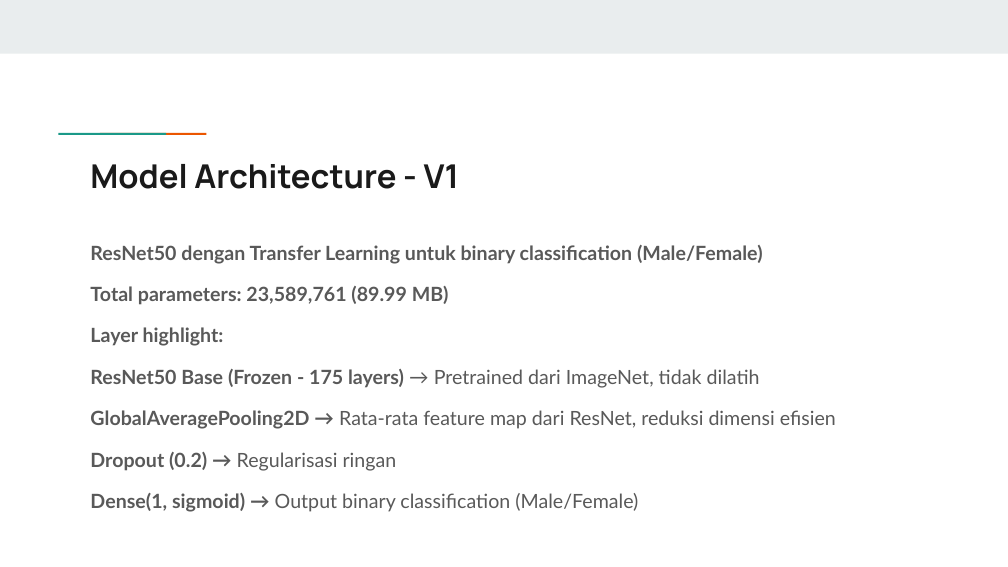
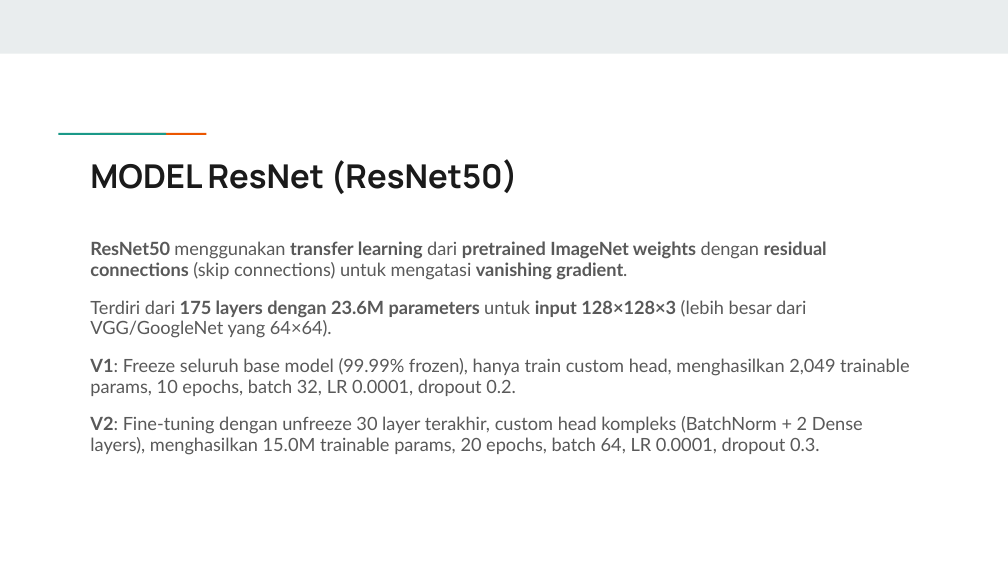
Before and after one commit to RepoGarage/federico-cv2, a slide deck: slide 14 of VISI_KOMPUTER_TRY_ALGORITHM.pptx (slide 30 before the commit). Drawn at 1008x567 pixels with LibreOffice and Linux fonts; fonts in the diff are those of the drawing. Boxes give left, top, right and bottom in pixels: in the first picture for what was removed or moved away, otherwise in the second. Text is boxed around its words. In the diff, an @@ line names an element or a change of style, - is before the commit and + after.

```diff
--- a/VISI_KOMPUTER_TRY_ALGORITHM.pptx
+++ b/VISI_KOMPUTER_TRY_ALGORITHM.pptx
@@ title at (90, 159, 518, 194): text changed @@
-Model Architecture - V1
+MODEL ResNet (ResNet50)
@@ text at (90, 241, 910, 455): text changed; size 14 to 13 pt; bold off @@
-ResNet50 dengan Transfer Learning untuk binary classification (Male/Female)
-Total parameters: 23,589,761 (89.99 MB)
-Layer highlight:
-ResNet50 Base (Frozen - 175 layers) → Pretrained dari ImageNet, tidak dilatih
-GlobalAveragePooling2D → Rata-rata feature map dari ResNet, reduksi dimensi efisien
-Dropout (0.2) → Regularisasi ringan
-Dense(1, sigmoid) → Output binary classification (Male/Female)
+ResNet50 menggunakan transfer learning dari pretrained ImageNet weights dengan residual connections (skip connections) untuk mengatasi vanishing gradient.
+Terdiri dari 175 layers dengan 23.6M parameters untuk input 128×128×3 (lebih besar dari VGG/GoogleNet yang 64×64).
+V1: Freeze seluruh base model (99.99% frozen), hanya train custom head, menghasilkan 2,049 trainable params, 10 epochs, batch 32, LR 0.0001, dropout 0.2.
+V2: Fine-tuning dengan unfreeze 30 layer terakhir, custom head kompleks (BatchNorm + 2 Dense layers), menghasilkan 15.0M trainable params, 20 epochs, batch 64, LR 0.0001, dropout 0.3.
```
Also in this commit, not shown: 7 other slides changed, 31 slides added, 44 slides removed, 15 other files.
